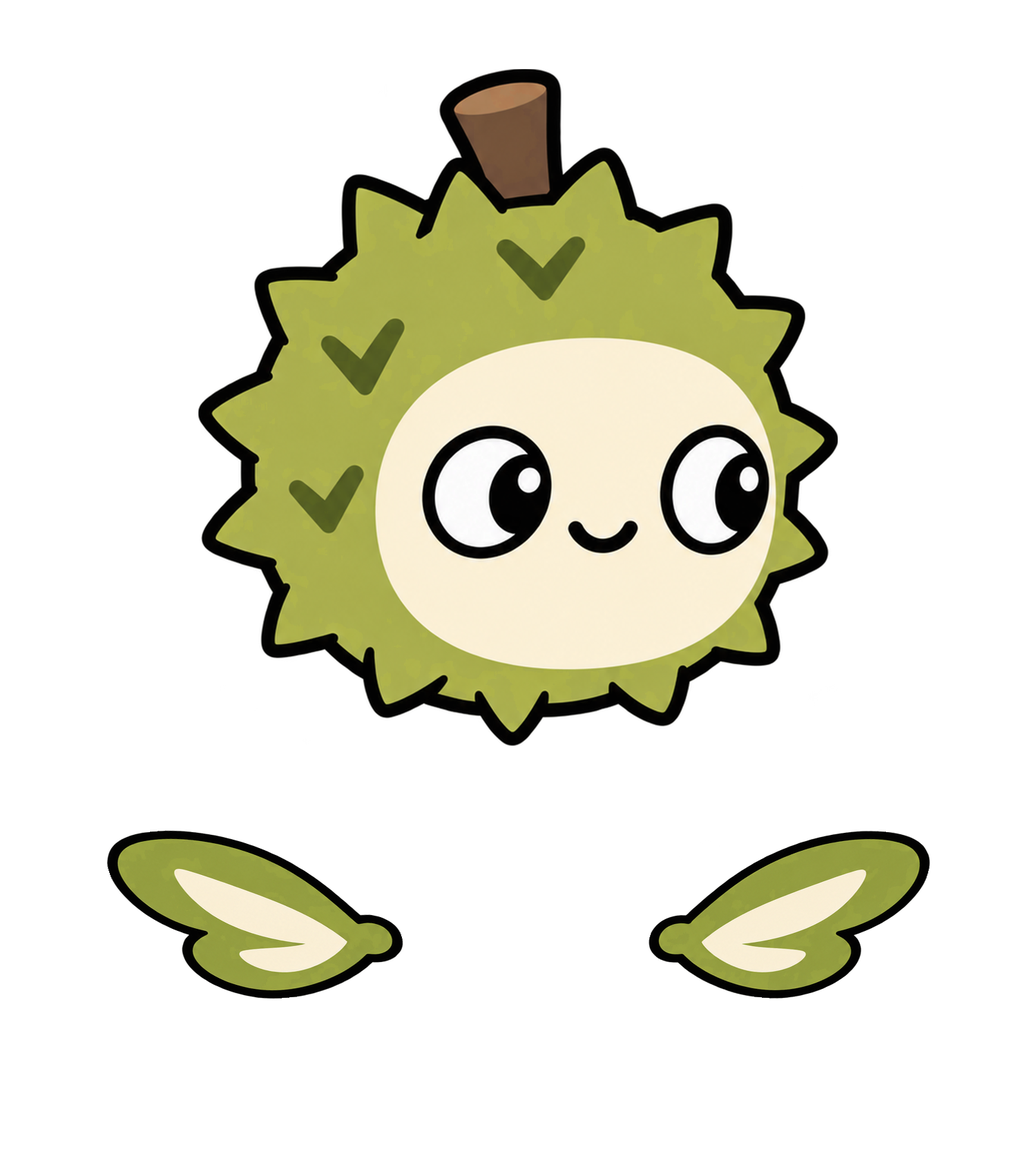
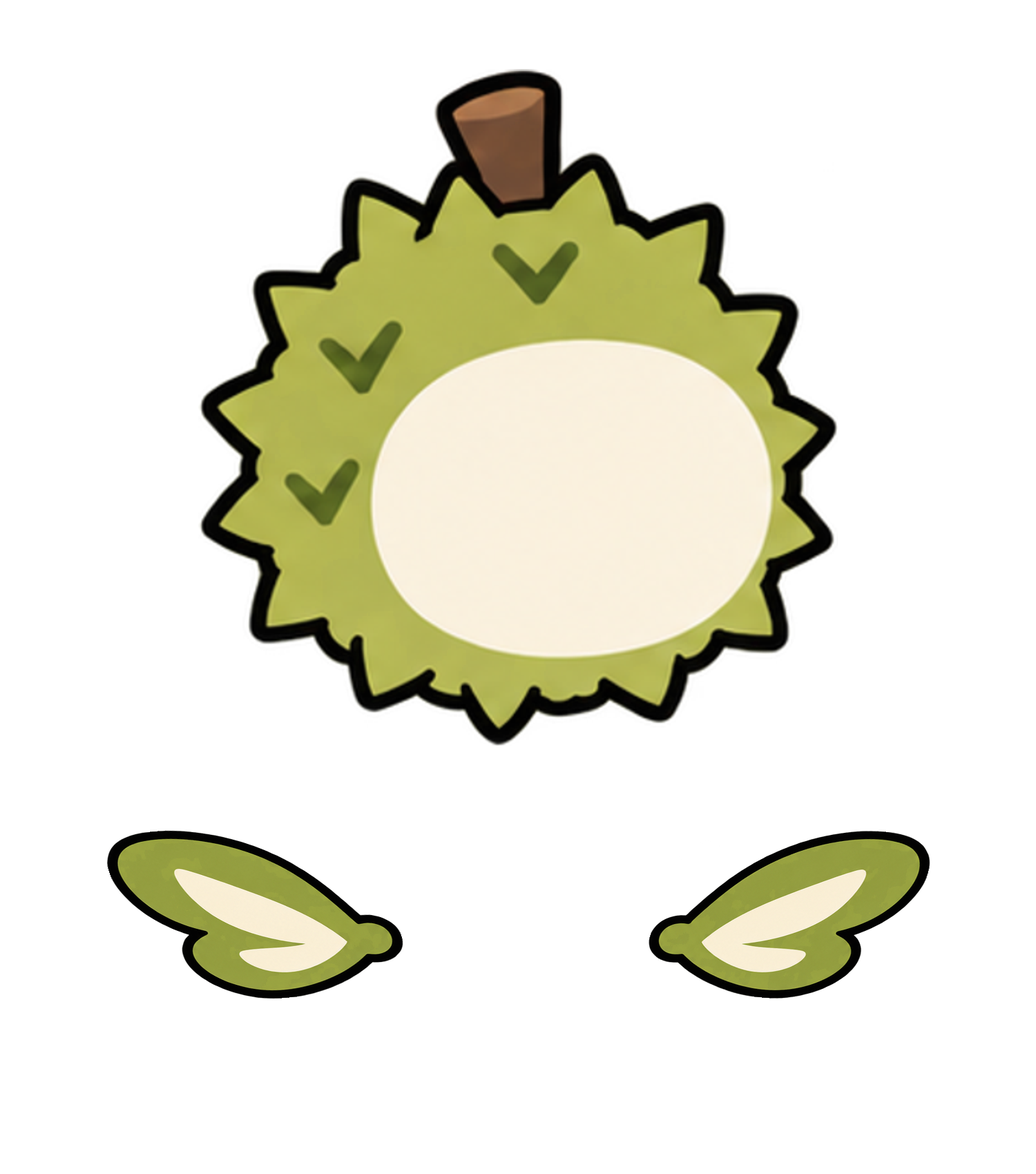
Layer changes from the first (1036, 1174) image to the second:
painted on "머리" over [198, 69, 838, 746]
